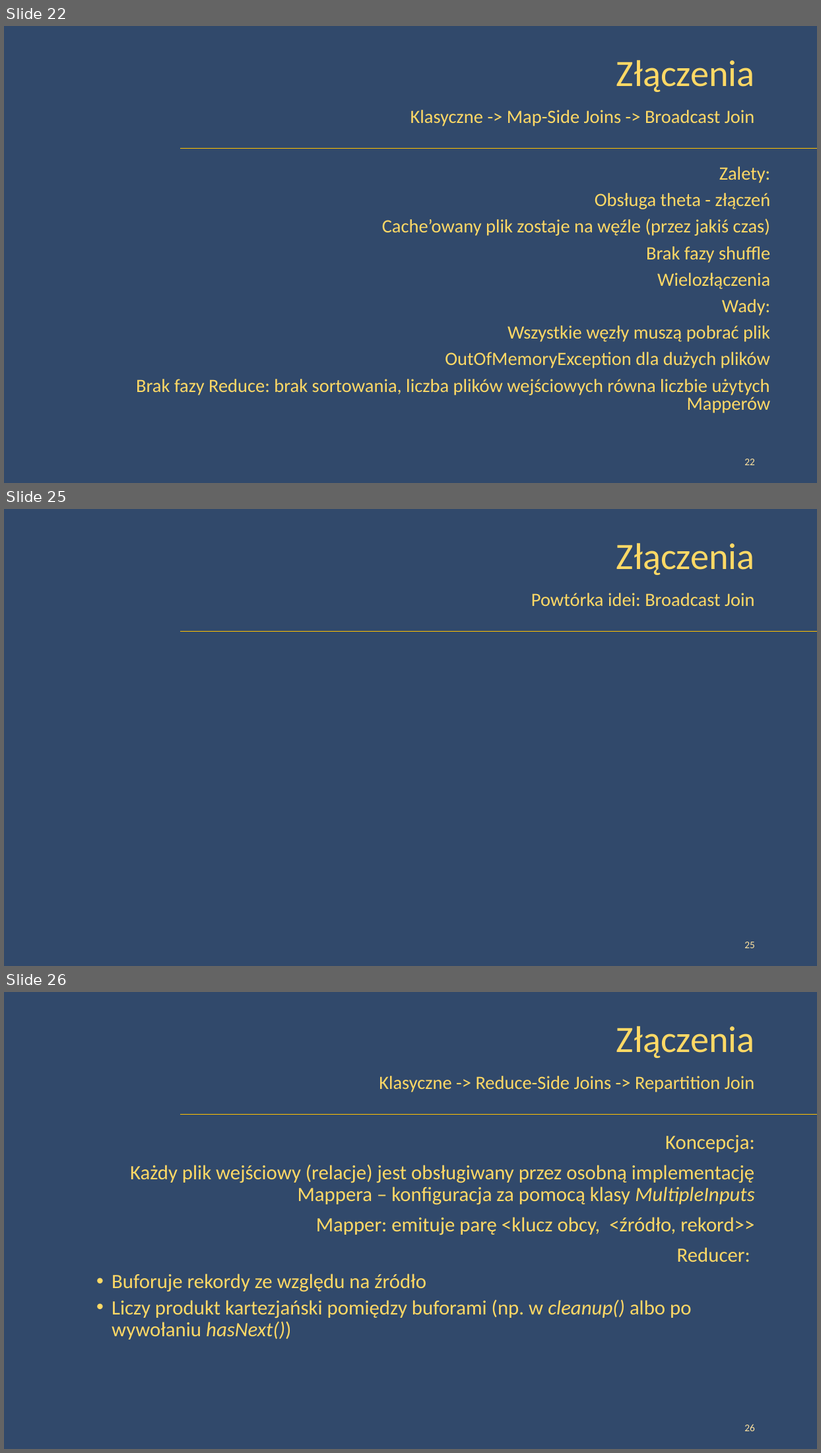
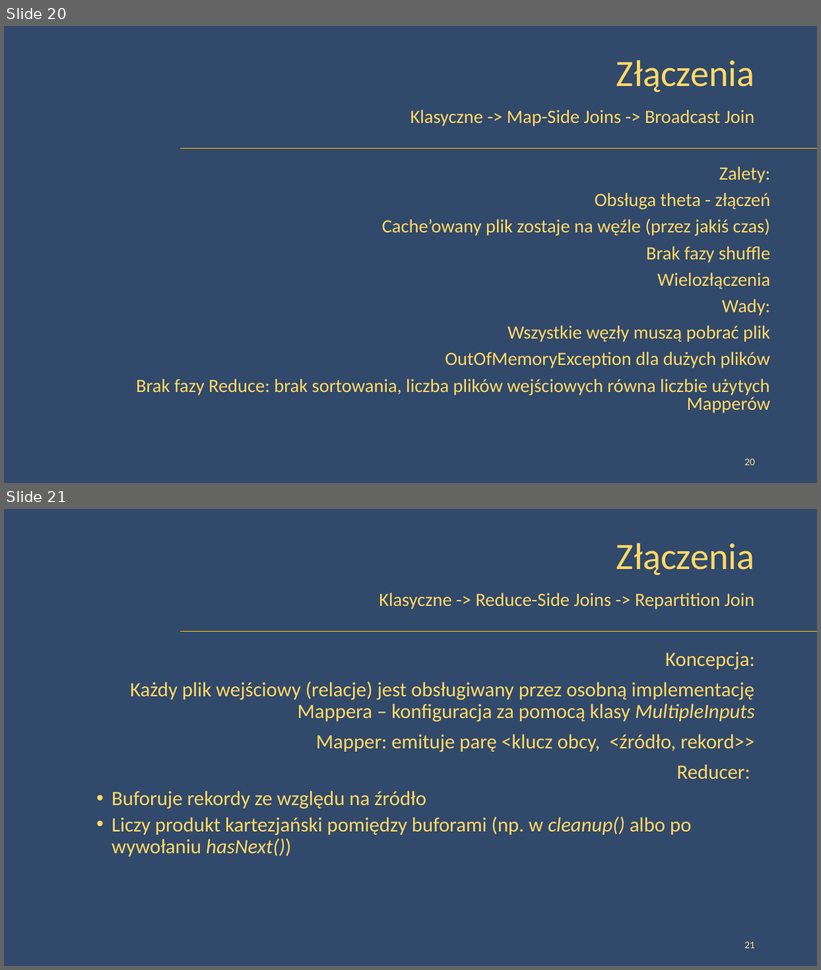
Before and after one commit to peczwy/DbConf2015, a slide deck: DbConf - Złączenia w modelu MapReduce - Lite.pptx. Shown one above the other, each under a label of ours: slides 22, 25 and 26 before the commit, slides 20 and 21 after it; the slides between them are not shown. The pictures are 821x1453 and 821x970 pixels, drawn with LibreOffice and Linux fonts; fonts in the diff are those of the drawing; background and template pictures are left out. Boxes give left, top, right and bottom in pixels: in the first picture for what was removed or moved away, otherwise in the second. Text is boxed around its words. In the diff, an @@ line names an element or a change of style, - is before the commit and + after.

```diff
--- a/DbConf - Złączenia w modelu MapReduce - Lite.pptx
+++ b/DbConf - Złączenia w modelu MapReduce - Lite.pptx
@@ slide 25 removed at [4, 509, 817, 966], background picture (left out); not listed: 1 template element that a slide beside it also shows @@
@@ title removed at [616, 543, 755, 575] @@
-Złączenia
@@ text removed at [531, 593, 755, 606] @@
-Powtórka idei: Broadcast Join
@@ page number removed at [745, 942, 755, 949] @@
-25
@@ what was slide 22 is now slide 20 @@
@@ page number at [745, 459, 755, 466]: text changed @@
-22
+20
@@ what was slide 26 is now slide 21 @@
@@ page number at [745, 942, 755, 949]: text changed @@
-26
+21
```
Also in this commit, not shown: 2 slides changed, 1 slide added, 8 other slides removed, 1 other file.
